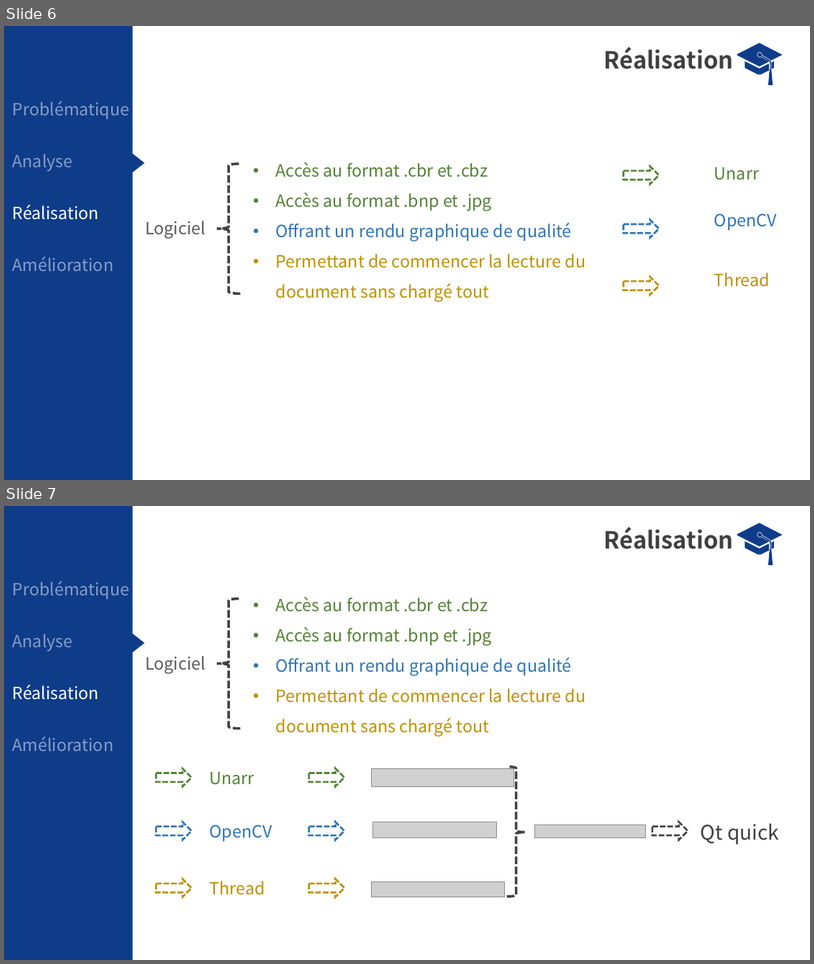
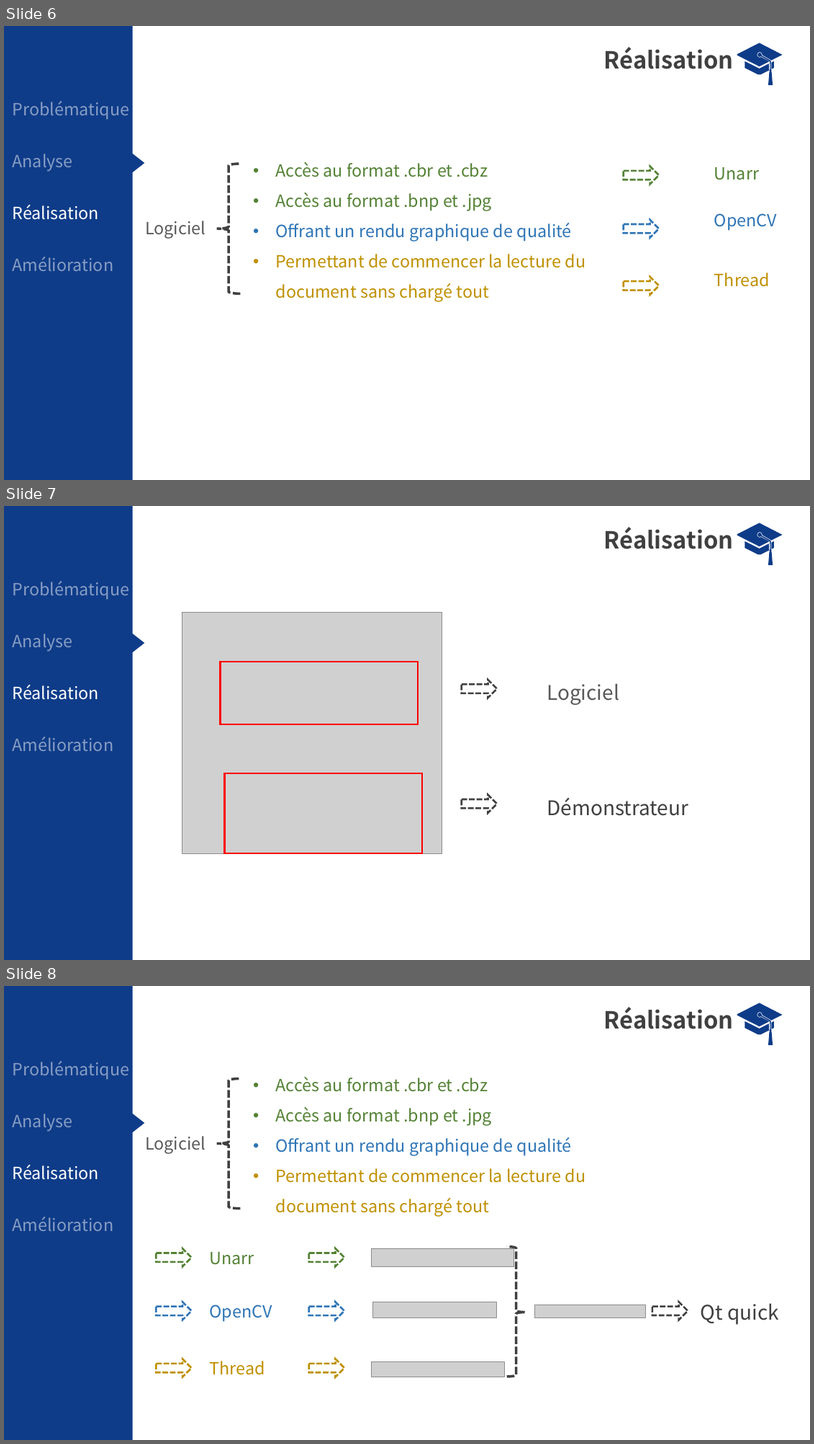
Before and after one commit to Simon-ying/IN204_ComicBookReader, a slide deck: slide.pptx. Shown one above the other, each under a label of ours: slides 6 and 7 before the commit, slides 6, 7 and 8 after it. The pictures are 814x964 and 814x1444 pixels, drawn with LibreOffice and Linux fonts; fonts in the diff are those of the drawing; grey boxes stand for pictures. Boxes give left, top, right and bottom in pixels: in the first picture for what was removed or moved away, otherwise in the second. Text is boxed around its words. In the diff, an @@ line names an element or a change of style, - is before the commit and + after.

Commit message:
update slide

```diff
--- a/slide.pptx
+++ b/slide.pptx
@@ slide 7 added at [4, 506, 810, 960], background #FFFFFF @@
@@ rectangle added at [4, 506, 133, 960], fill #0F3C89 @@
@@ text added at [604, 527, 734, 549], 28 pt, text #404040, bold @@
+Réalisation
@@ freeform shape added at [738, 523, 783, 565], fill #0F3C89 @@
@@ text added at [12, 581, 129, 599], 20 pt, text #FFFFFF at 50% opacity @@
+Problématique
@@ picture added at [182, 613, 442, 853] @@
@@ text added at [12, 633, 72, 651], 20 pt, text #FFFFFF at 50% opacity @@
+Analyse
@@ triangle added at [131, 633, 144, 653], fill #0F3C89 @@
@@ rectangle added at [221, 662, 418, 724], outline #FF0000 2 pt @@
@@ text added at [12, 685, 99, 700], 20 pt, text #FFFFFF @@
+Réalisation
@@ right arrow added at [462, 680, 498, 698], outline #404040 2.25 pt dashed @@
@@ text added at [547, 683, 620, 705], 24 pt, text #595959 @@
+Logiciel
@@ text added at [12, 736, 113, 751], 20 pt, text #FFFFFF at 50% opacity @@
+Amélioration
@@ rectangle added at [225, 773, 422, 853], outline #FF0000 2 pt @@
@@ right arrow added at [462, 795, 498, 813], outline #404040 2.25 pt dashed @@
@@ text added at [547, 798, 689, 816], 24 pt, text #404040 @@
+Démonstrateur
@@ what was slide 7 is now slide 8 @@
```
Also in this commit, not shown: 1 other file.
